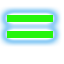
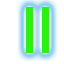
Before/after of a (64, 64) layered artwork. What changed in the layer stack:
painted on "Layer 1" over [7, 7, 53, 53]
